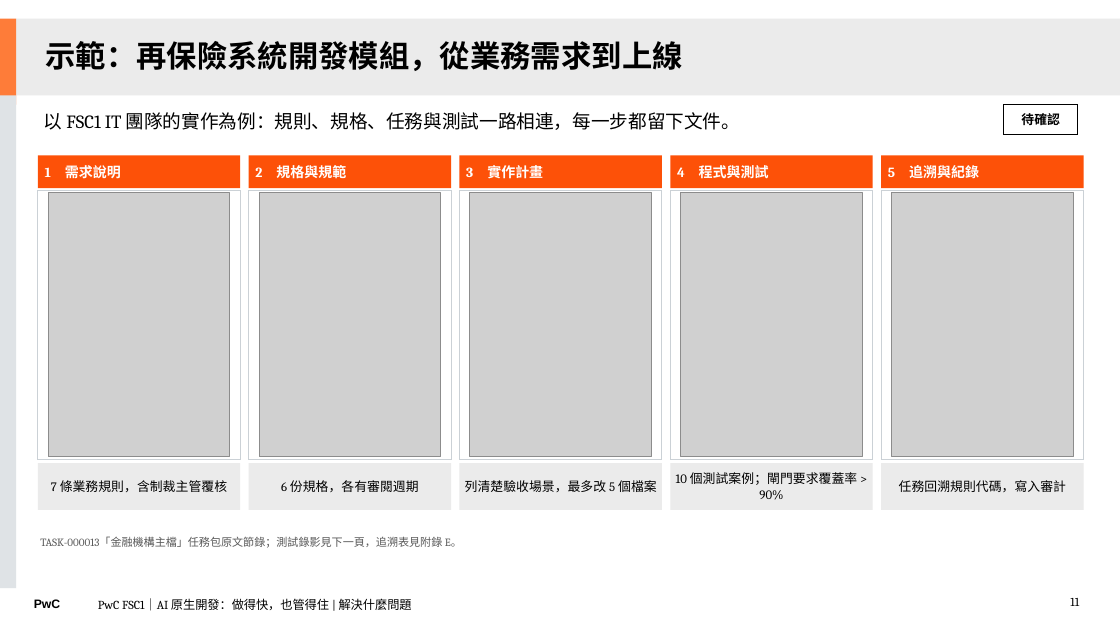
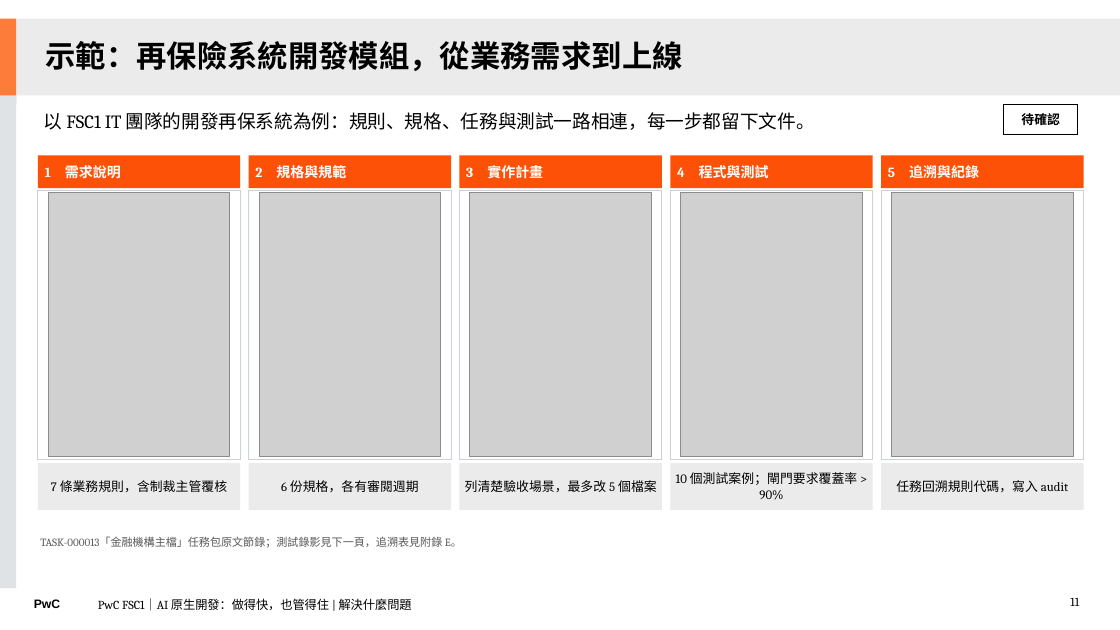
Before and after one commit to Robshao/PwC_FSC1, a slide deck: slide 11 of research/ai-native-sdlc/AI原生開發_做得快也管得住_客戶版.pptx. Drawn at 1120x630 pixels with LibreOffice and Linux fonts; fonts in the diff are those of the drawing; grey boxes stand for pictures. Boxes give left, top, right and bottom in pixels: in the first picture for what was removed or moved away, otherwise in the second. Text is boxed around its words. In the diff, an @@ line names an element or a change of style, - is before the commit and + after.

```diff
--- a/research/ai-native-sdlc/AI原生開發_做得快也管得住_客戶版.pptx
+++ b/research/ai-native-sdlc/AI原生開發_做得快也管得住_客戶版.pptx
@@ text at [44, 112, 815, 130]: text changed @@
-以 FSC1 IT 團隊的實作為例：規則、規格、任務與測試一路相連，每一步都留下文件。
+以 FSC1 IT 團隊的開發再保系統為例：規則、規格、任務與測試一路相連，每一步都留下文件。
@@ text in rectangle at [896, 480, 1068, 492]: text changed @@
-任務回溯規則代碼，寫入審計
+任務回溯規則代碼，寫入 audit
```
Also in this commit, not shown: 10 other slides changed, 2 slides removed, 8 other files.
